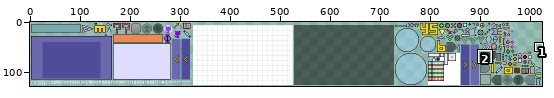
Two states of a sprite sheet, android/assets/textures/textures.png. Above, an overview of the earlier version with the close-up marked.
Close-up. Before the edit:
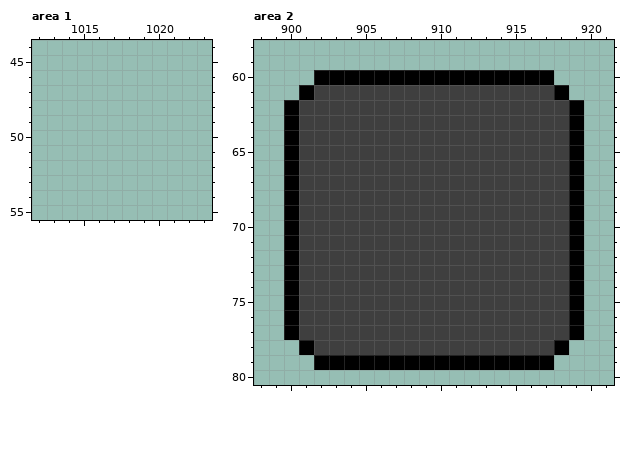
The file is 1024x128 pixels. Pixels under 10% opacity are left out. Colours within 5 levels of each other are drawn and written as one. Shown: area 1: x 1012..1023, y 44..55; area 2: x 898..921, y 58..80. The commit also changed other parts of the picture, which this record leaves out.
Now the later version:
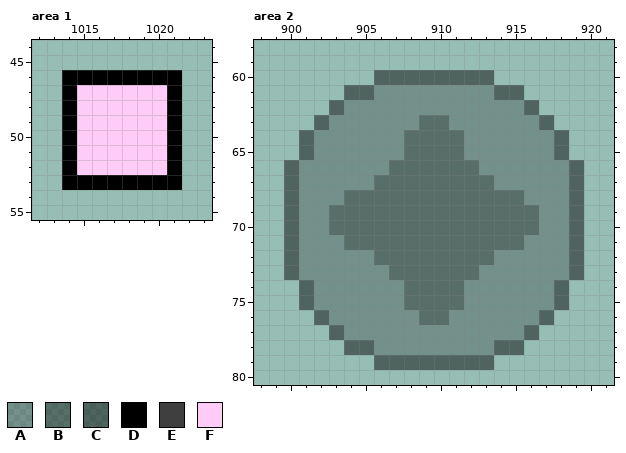
Palette (. is transparent): A #0000003c  B #0000006a  C #00000079  D #000000  E #3f3f3f  F #ffccf7
What changed:
Changed rows in their new state; - is an unchanged pixel.
Area 1:
first column x 1014:
46 DDDDDDDD
47 DFFFFFFD
48 DFFFFFFD
49 DFFFFFFD
50 DFFFFFFD
51 DFFFFFFD
52 DFFFFFFD
53 DDDDDDDD
Area 2:
first column x 900:
60 --....CCCCCCCC....--
61 -...CCAAAAAAAACC...-
62 ...CAAAAAAAAAAAAC...
63 ..CAAAAAABBAAAAAAC..
64 .CAAAAAABBBBAAAAAAC.
65 .CAAAAAABBBBAAAAAAC.
66 CAAAAAABBBBBBAAAAAAC
67 CAAAAABBBBBBBBAAAAAC
68 CAAABBBBBBBBBBBBAAAC
69 CAABBBBBBBBBBBBBBAAC
70 CAABBBBBBBBBBBBBBAAC
71 CAAABBBBBBBBBBBBAAAC
72 CAAAAABBBBBBBBAAAAAC
73 CAAAAAABBBBBBAAAAAAC
74 .CAAAAAABBBBAAAAAAC.
75 .CAAAAAABBBBAAAAAAC.
76 ..CAAAAAABBAAAAAAC..
77 ...CAAAAAAAAAAAAC...
78 -...CCAAAAAAAACC...-
79 --....CCCCCCCC....--
Where, in picture pixels (left, top, right, bottom), the same in both close-ups:
added: (62, 70, 182, 190)
changed: (284, 70, 584, 370)
